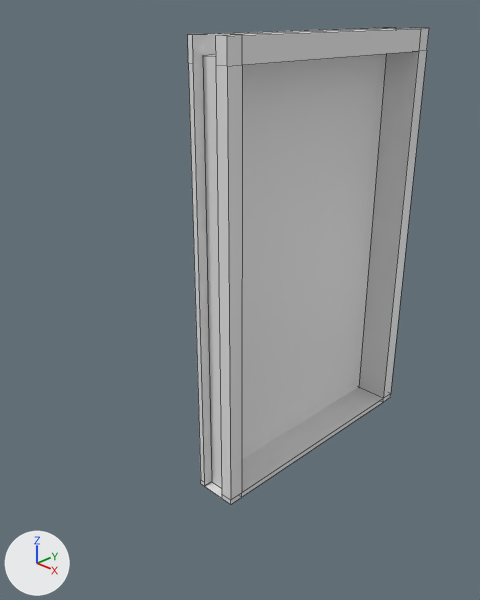
The Blender file Blender/Door.blend, before and after one commit.
Before and after are seen from a camera (50 mm lens) standing at (0.8, -0.468, 0.867) and looking at (0.0, 0.33, 0.371). Arrows for +X, +Y and +Z are at lower left; the lights stay in place. Mesh edges are drawn as thin lines.
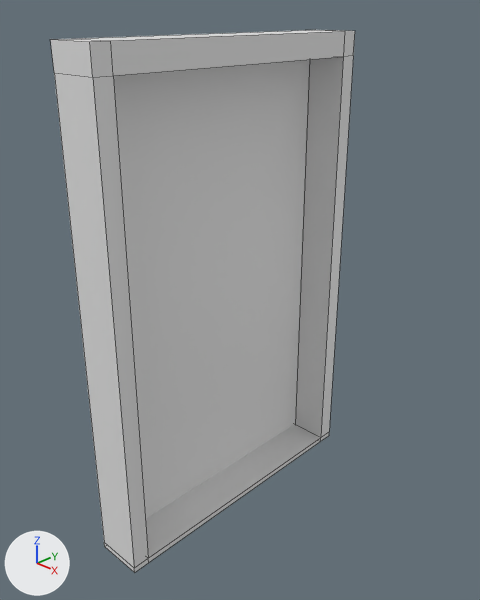
ob_cube is not drawn itself; it is used by a modifier of ob_cube_061.
ob_cube_061 is not drawn itself; it is used by a modifier of ob_cube_001.

Changed parts and their boxes [x1, y1, x2, y2] in the pictures (480 x 600 px):
```json
{"object": "Cube.002", "change": "moved, turned", "before": [242, 54, 386, 459], "after": [113, 59, 309, 519]}
{"object": "Cube.001", "change": "reshaped, moved, turned, modifiers changed", "before": [188, 27, 429, 504], "after": [51, 30, 355, 573]}
```

The change, as JSON lines over the scene's bpy script:
```json
{"op": "remove", "block": "ob_cube", "code": ["ob_cube = bpy.data.objects.new('Cube', me_cube)", "ob_cube.location = (0.0918, 0.5, 1.0)", "ob_cube.scale = (0.25, 0.25, 1.0)", "ob_cube.hide_set(True)"]}
{"op": "remove", "block": "ob_cube_061", "code": ["ob_cube_061 = bpy.data.objects.new('Cube.061', me_cube_065)", "ob_cube_061.location = (0.025, -0.815, 0.5)", "_m = ob_cube_061.modifiers.new('Boolean', 'BOOLEAN')", "_m.object = ob_cube", "ob_cube_061.hide_set(True)"]}
{"op": "set", "path": "ob_cube_001.location", "old": "(0.025, 0.5, 0.795)", "new": "(0.025, 0.268, 0.795)"}
{"op": "set", "path": "ob_cube_001.rotation_euler", "old": "(0.0, 0.0, 3.142)", "new": "(0.0, 0.0, 3.165)", "note": "degrees (0, 0, 180) -> degrees (0, 0, 181)"}
{"block": "ob_cube_001", "where": "_m = ob_cube_001.modifiers.new('Boolean', 'BOOLEAN')"}
{"op": "remove", "block": "ob_cube_001", "code": "_m.object = ob_cube_061"}
{"op": "set", "path": "ob_cube_002.location", "old": "(-0.023, 0.25, 0.4)", "new": "(-0.023, 0.018, 0.4)"}
{"op": "set", "path": "ob_cube_002.rotation_euler", "old": "(0.0, 0.0, 0.0)", "new": "(0.0, 0.0, 0.0137)", "note": "degrees (0, 0, 0) -> degrees (0, 0, 0.8)"}
```
